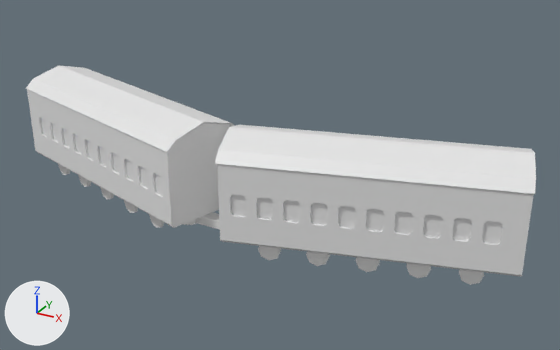
Renders of the glTF model public/assets/models/train.glb from each side of a commit.
The view is the same before and after, from a camera (50 mm lens) standing at (3.173, -9.777, 3.189) and looking at (0.165, -4.307, 0.454). The lights are fixed; the arrows at lower left show +X, +Y and +Z. Where no turn or scale is listed for an object, it has been applied to the vertices. Vertices at the same position are counted once.

The first picture shows 'train'.
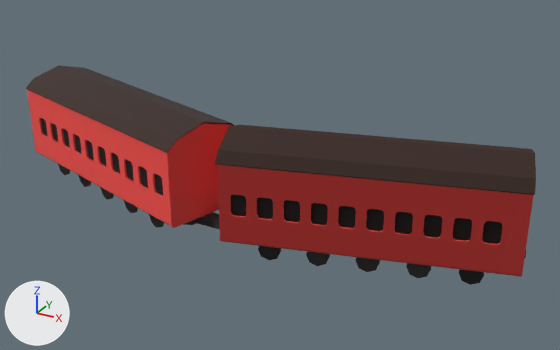
What the commit changed:
Picture 'TrainBake_color' (img_trainbake_color) is new.
Picture 'TrainBake_norm' (img_trainbake_norm) is new.
Picture 'TrainBake_rough' (img_trainbake_rough) is new.
Material 'TrainProd' (mat_trainprod) is new.
Uses the picture img_trainbake_color.
Uses the picture img_trainbake_norm.
Uses the picture img_trainbake_rough.
me_train is used by ob_train; location (0.0, 0.0, 0.0).
me_train had 1493 vertices, 2886 faces and spanned x -2.65..2.35, y -5.17..-3.73, z 0.0..1.02.
me_train now has 1541 vertices, 2974 faces and spans x -2.65..2.35, y -5.17..-3.73, z 0.0..1.02.
me_train part 1: 2886 faces spanning x -2.65..2.35, y -5.17..-3.73, z 0.0..1.02 switch from no material to mat_trainprod.

Where the change shows, as pixel boxes [x1, y1, x2, y2] in the pictures (560 x 350 px):
part 1 of me_train, recoloured (white to red): [26, 65, 536, 285] in both
